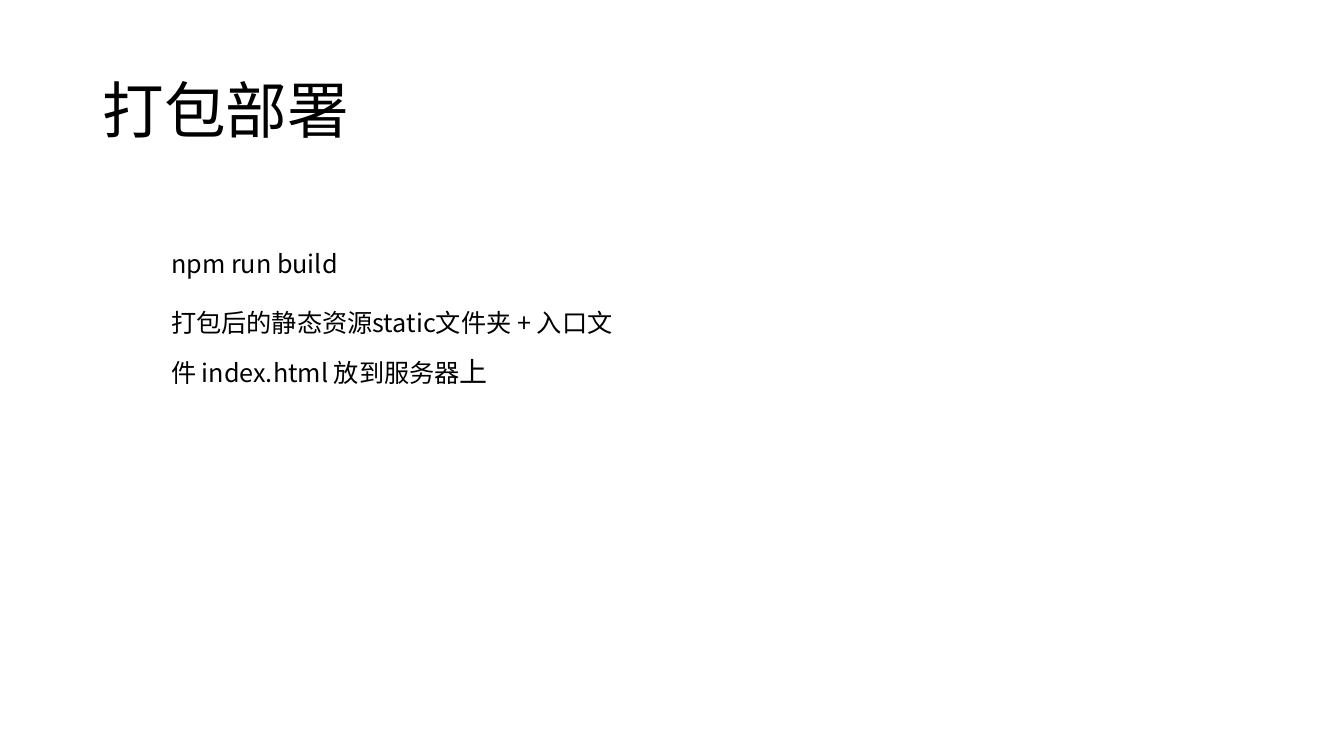
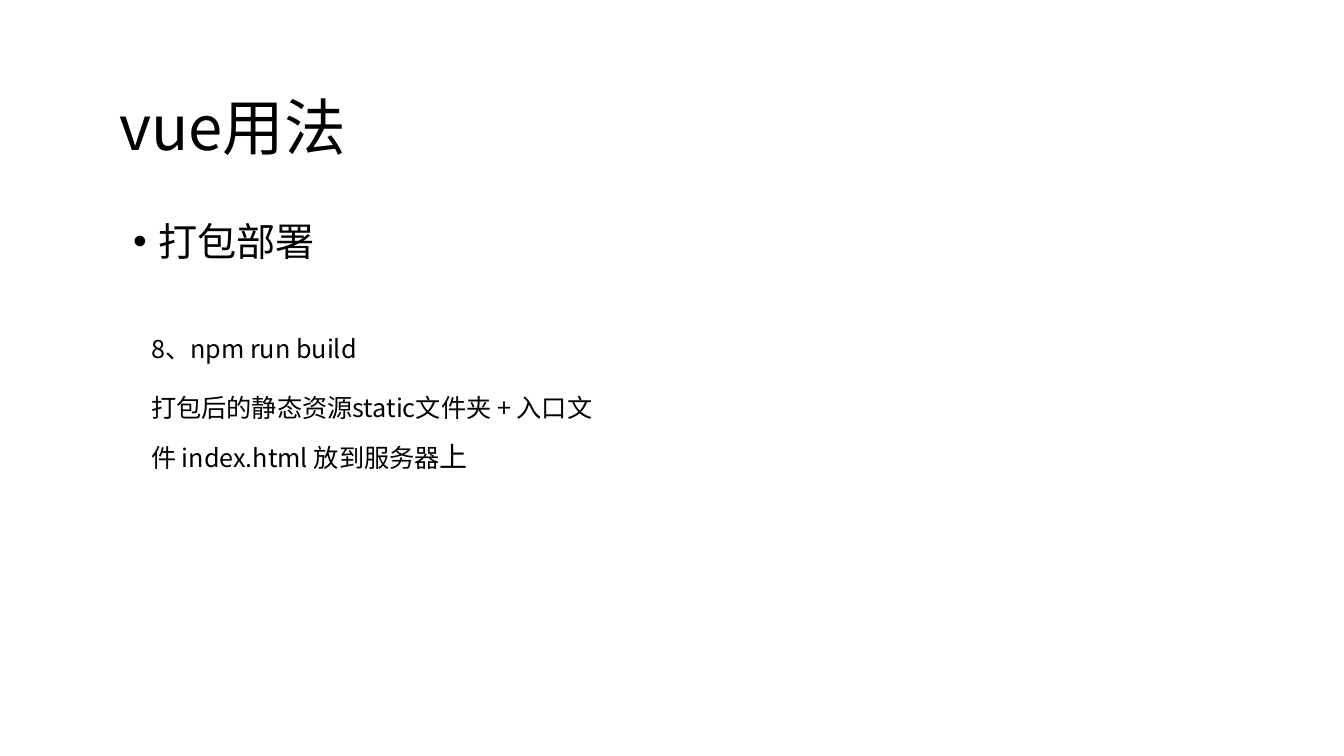
Before and after one commit to candisecandise/gitpractice, a slide deck: slide 34 of 前后端分离初探.pptx (slide 31 before the commit). Drawn at 1344x756 pixels with LibreOffice and Linux fonts; fonts in the diff are those of the drawing. Boxes give left, top, right and bottom in pixels: in the first picture for what was removed or moved away, otherwise in the second. Text is boxed around its words. In the diff, an @@ line names an element or a change of style, - is before the commit and + after.

Commit message:
monitor vue-data 修改文件名

```diff
--- a/前后端分离初探.pptx
+++ b/前后端分离初探.pptx
@@ text added at [119, 98, 346, 155], 44 pt, text #000000 @@
+vue用法
@@ text "打包部署": place and size @@
-text "打包部署" at [102, 81, 348, 138]
+text "打包部署" at [158, 223, 315, 259]
@@ text "打包部署" at [158, 223, 315, 259]: size 44 to 28 pt; bullet none to •; more space between paragraphs; vertical alignment middle to top @@
@@ text "8、npm run build": place and size @@
-text "8、npm run build" at [171, 253, 613, 384]
+text "8、npm run build" at [151, 338, 593, 469]
@@ text at [151, 338, 357, 364]: text changed @@
-npm run build
+8、npm run build
```
Also in this commit, not shown: 15 other slides changed, 7 slides added, 3 slides removed, 22 other files.
